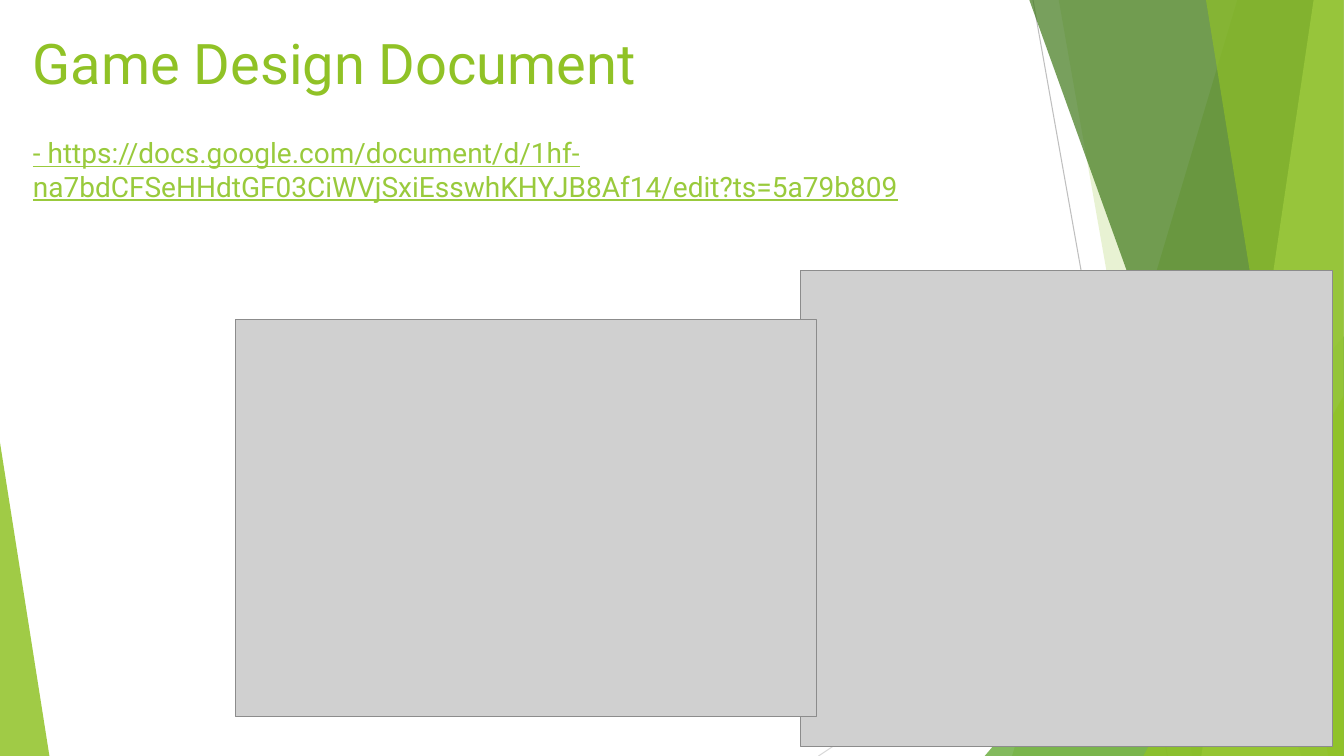
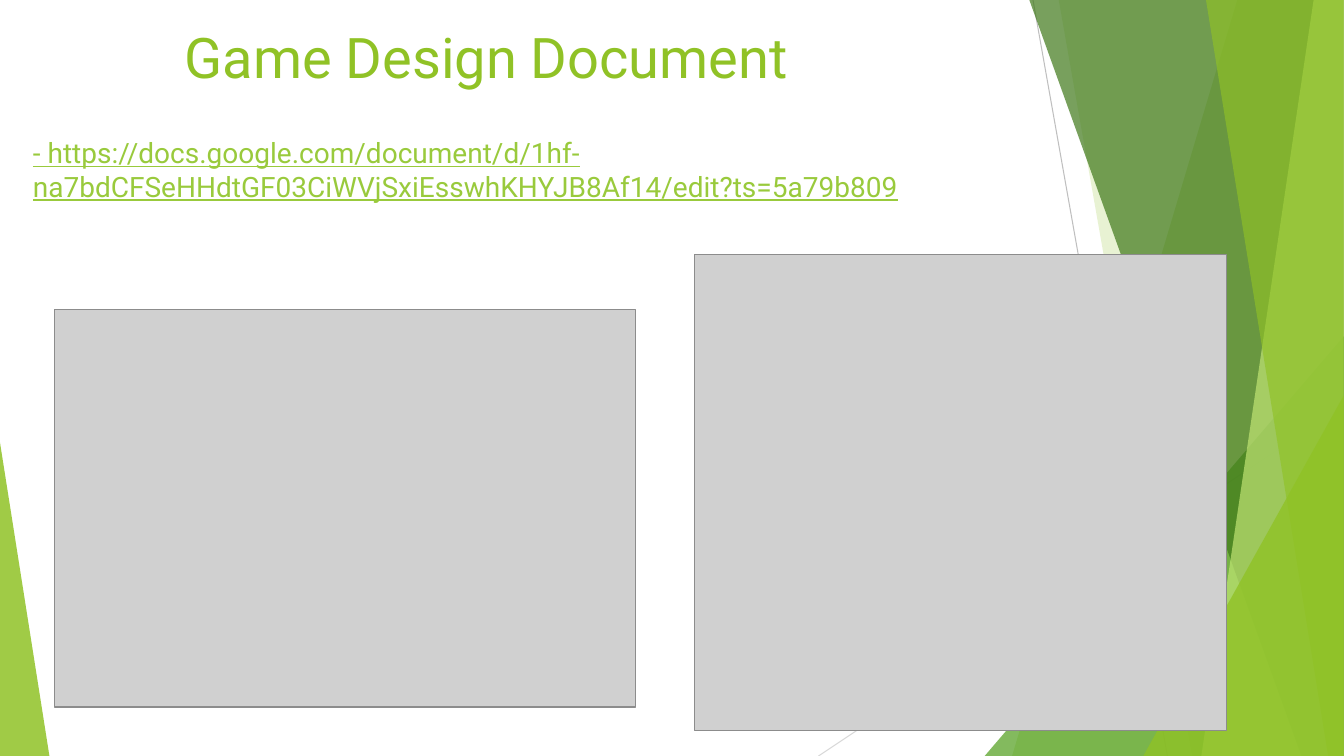
Before and after one commit to PeterBosDeltion/IndianaBonesRepo, a slide deck: slide 3 of IndianaBones.pptx. Drawn at 1344x756 pixels with LibreOffice and Linux fonts; fonts in the diff are those of the drawing; grey boxes stand for pictures. Boxes give left, top, right and bottom in pixels: in the first picture for what was removed or moved away, otherwise in the second. Text is boxed around its words. In the diff, an @@ line names an element or a change of style, - is before the commit and + after.

```diff
--- a/IndianaBones.pptx
+++ b/IndianaBones.pptx
@@ title "Game Design Document" at <box>185,37,788,90</box>: alignment left to centre @@
@@ picture: place and size @@
-picture at <box>801,270,1333,746</box>
+picture at <box>695,255,1227,731</box>
@@ picture: place and size @@
-picture at <box>236,320,818,717</box>
+picture at <box>54,310,636,707</box>
```
Also in this commit, not shown: 4 other slides changed.
